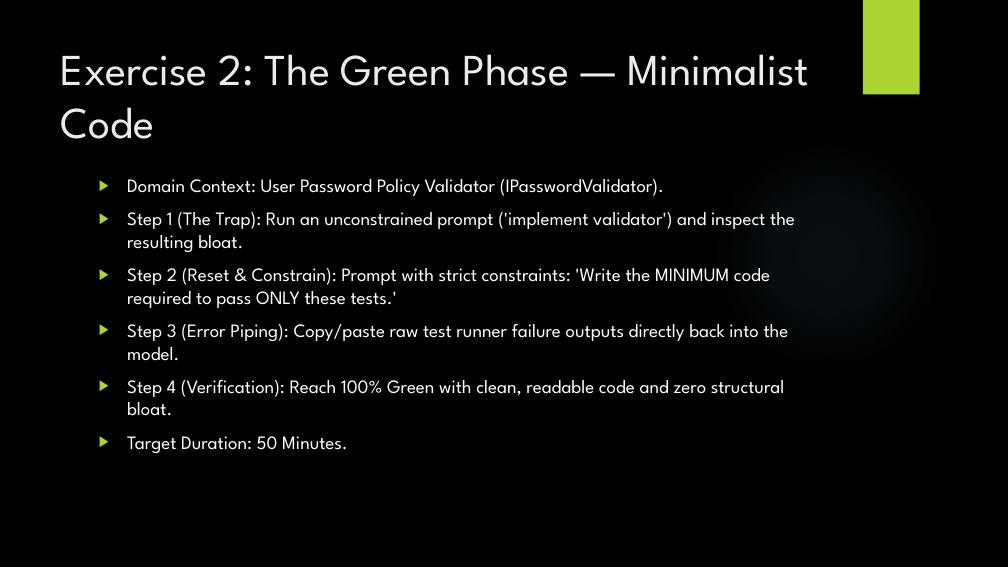
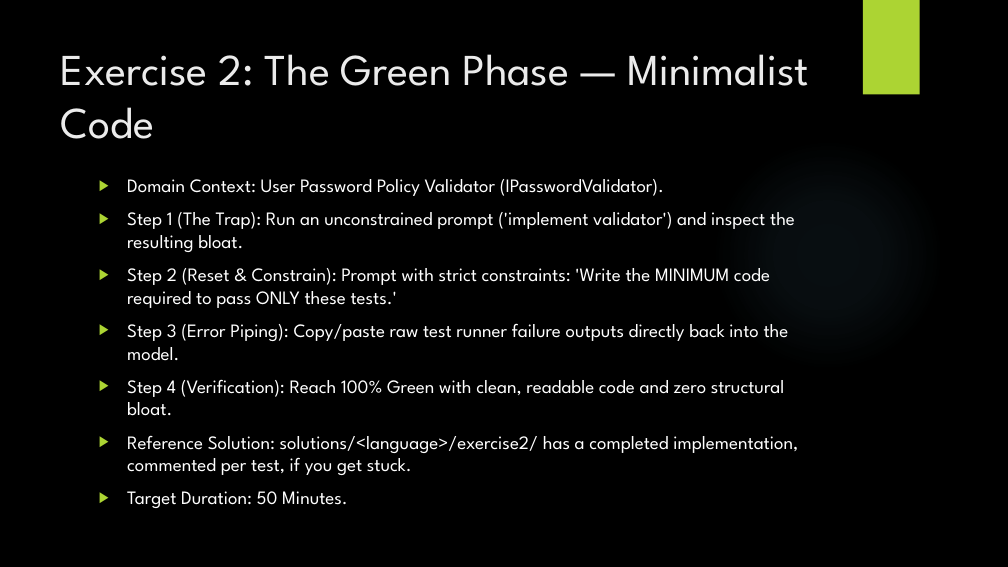
Before and after one commit to FrankCyberFella/Using-AI-For-TDD, a slide deck: slide 8 of TDD_with_AI_Workshop.pptx. Drawn at 1008x567 pixels with LibreOffice and Linux fonts; fonts in the diff are those of the drawing; background and template pictures are left out. Boxes give left, top, right and bottom in pixels: in the first picture for what was removed or moved away, otherwise in the second. Text is boxed around its words. In the diff, an @@ line names an element or a change of style, - is before the commit and + after.

```diff
--- a/TDD_with_AI_Workshop.pptx
+++ b/TDD_with_AI_Workshop.pptx
@@ text at bbox=[127, 435, 798, 475]: paragraph added @@
+▶ Reference Solution: solutions/<language>/exercise2/ has a completed implementation, commented per test, if you get stuck.
```
Also in this commit, not shown: 2 other slides changed.
